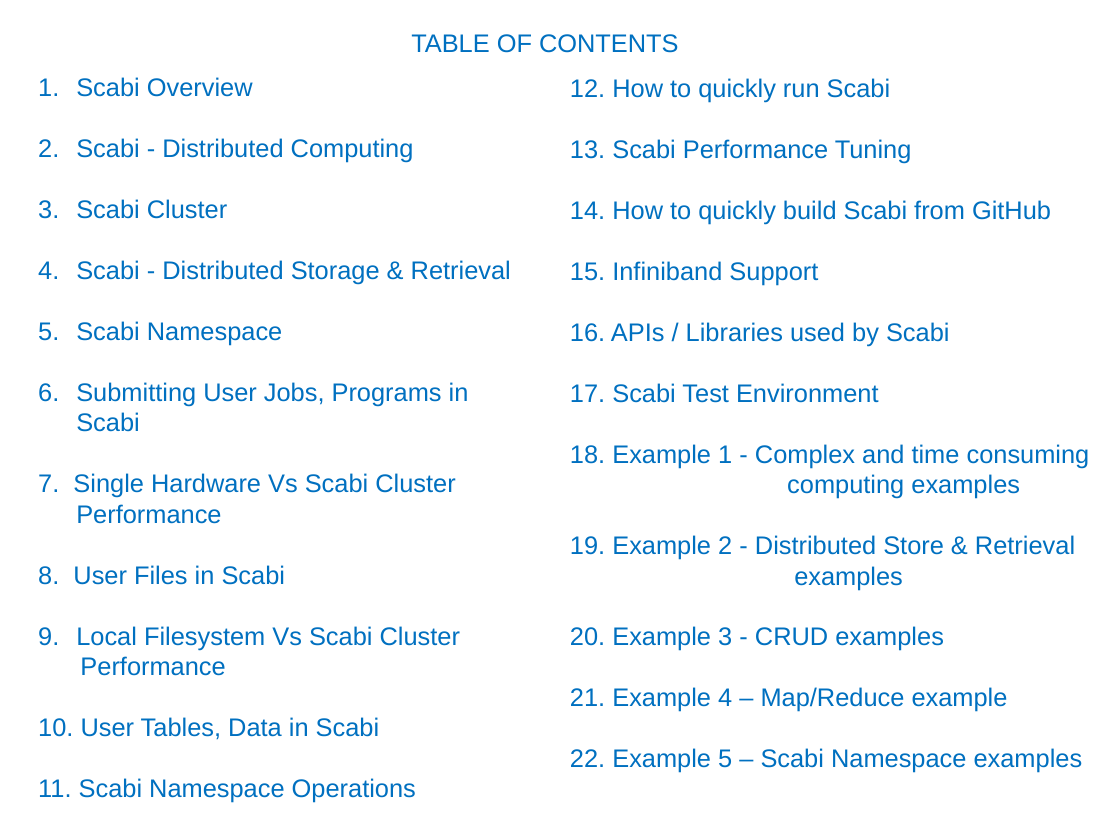
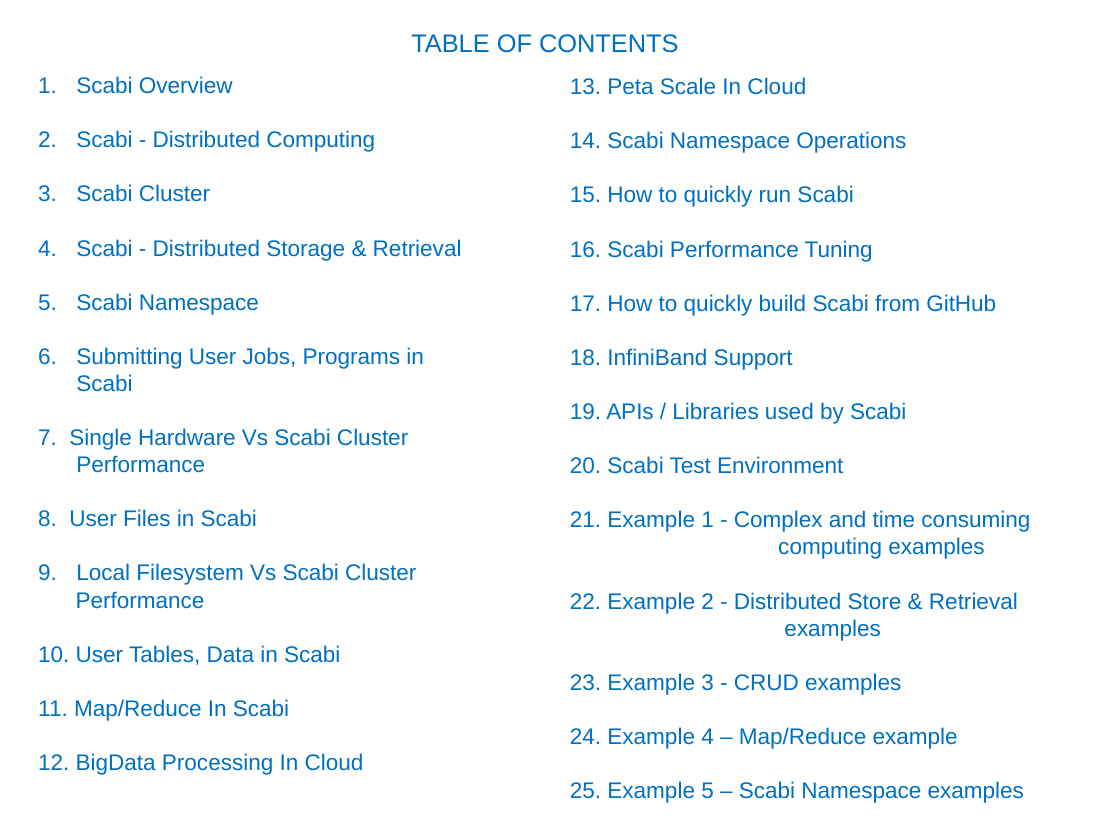
Before and after one commit to dilshadmustafa/scabi, a slide deck: slide 2 of Documentation/Scabi.pptx. Drawn at 1120x840 pixels with LibreOffice and Linux fonts; fonts in the diff are those of the drawing. Boxes give left, top, right and bottom in pixels: in the first picture for what was removed or moved away, otherwise in the second. Text is boxed around its words. In the diff, an @@ line names an element or a change of style, - is before the commit and + after.

```diff
--- a/Documentation/Scabi.pptx
+++ b/Documentation/Scabi.pptx
@@ text at [38, 76, 462, 665]: size 18 to 16 pt in "Scabi Overview", "Scabi - Distributed Computing", "Scabi Cluster", "Scabi - Distributed Storage & Retrieval" and 8 more places @@
@@ text at [570, 77, 1030, 532]: text changed; size 18 to 16 pt @@
-12. How to quickly run Scabi
-13. Scabi Performance Tuning
-14. How to quickly build Scabi from GitHub
-15. Infiniband Support
-16. APIs / Libraries used by Scabi
-17. Scabi Test Environment
-18. Example 1 - Complex and time consuming
+13. Peta Scale In Cloud
+14. Scabi Namespace Operations
+15. How to quickly run Scabi
+16. Scabi Performance Tuning
+17. How to quickly build Scabi from GitHub
+18. InfiniBand Support
+19. APIs / Libraries used by Scabi
+20. Scabi Test Environment
+21. Example 1 - Complex and time consuming
@@ text at [778, 537, 984, 641]: size 18 to 16 pt in "computing examples", "examples" @@
@@ text at [570, 592, 1018, 614]: text changed; size 18 to 16 pt @@
-19. Example 2 - Distributed Store & Retrieval
+22. Example 2 - Distributed Store & Retrieval
@@ text at [570, 673, 1024, 803]: text changed; size 18 to 16 pt @@
-20. Example 3 - CRUD examples
-21. Example 4 – Map/Reduce example
-22. Example 5 – Scabi Namespace examples
+23. Example 3 - CRUD examples
+24. Example 4 – Map/Reduce example
+25. Example 5 – Scabi Namespace examples
@@ text at [38, 699, 364, 775]: text changed; size 18 to 16 pt @@
-11. Scabi Namespace Operations
+11. Map/Reduce In Scabi
+12. BigData Processing In Cloud
```
Also in this commit, not shown: 36 other slides changed, 7 slides added.
